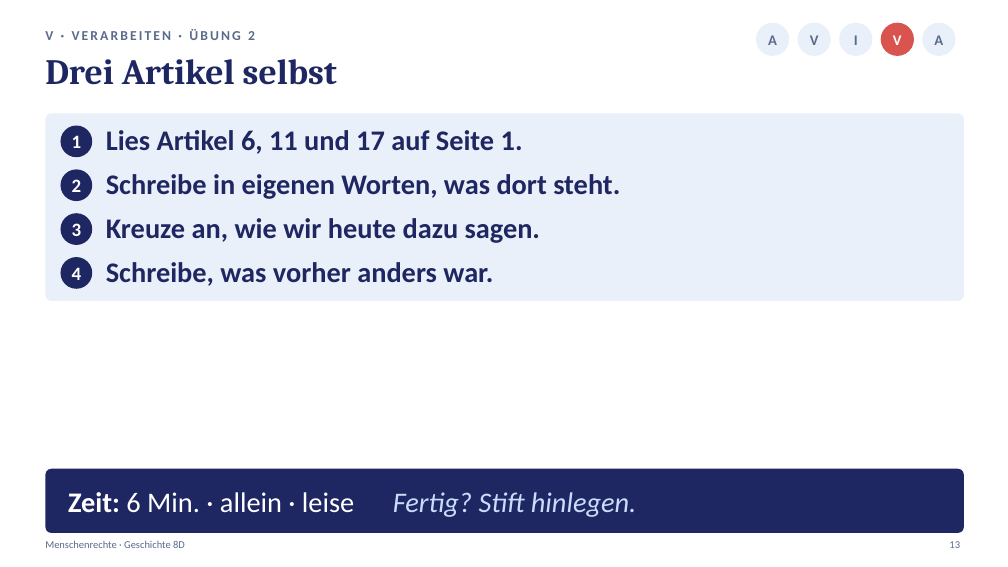
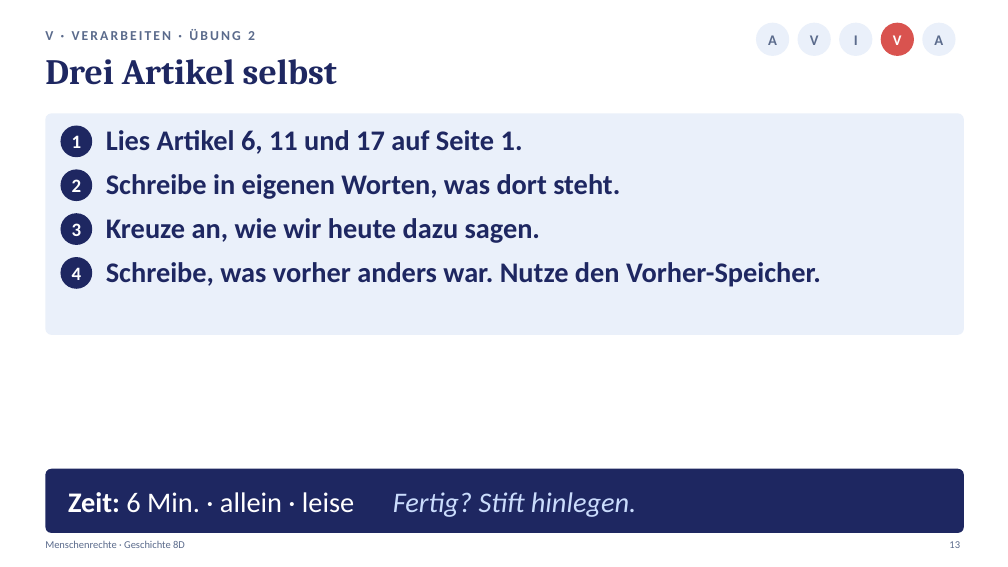
Before and after one commit to golzkonstantin-gif/Schule, a slide deck: slide 13 of Geschichte_8D/Stunde4_Menschenrechte/Praesentation_Stunde4_Menschenrechte_8D.pptx. Drawn at 1008x567 pixels with LibreOffice and Linux fonts; fonts in the diff are those of the drawing. Boxes give left, top, right and bottom in pixels: in the first picture for what was removed or moved away, otherwise in the second. Text is boxed around its words. In the diff, an @@ line names an element or a change of style, - is before the commit and + after.

```diff
--- a/Geschichte_8D/Stunde4_Menschenrechte/Praesentation_Stunde4_Menschenrechte_8D.pptx
+++ b/Geschichte_8D/Stunde4_Menschenrechte/Praesentation_Stunde4_Menschenrechte_8D.pptx
@@ rounded rectangle: place and size @@
-rounded rectangle at (45,113,964,301)
+rounded rectangle at (45,113,964,335)
@@ rounded rectangle at (45,113,964,335): proportions changed @@
@@ text at (106,262,821,287): text changed @@
-Schreibe, was vorher anders war.
+Schreibe, was vorher anders war. Nutze den Vorher-Speicher.
```
Also in this commit, not shown: 2 other slides changed, 19 other files.
